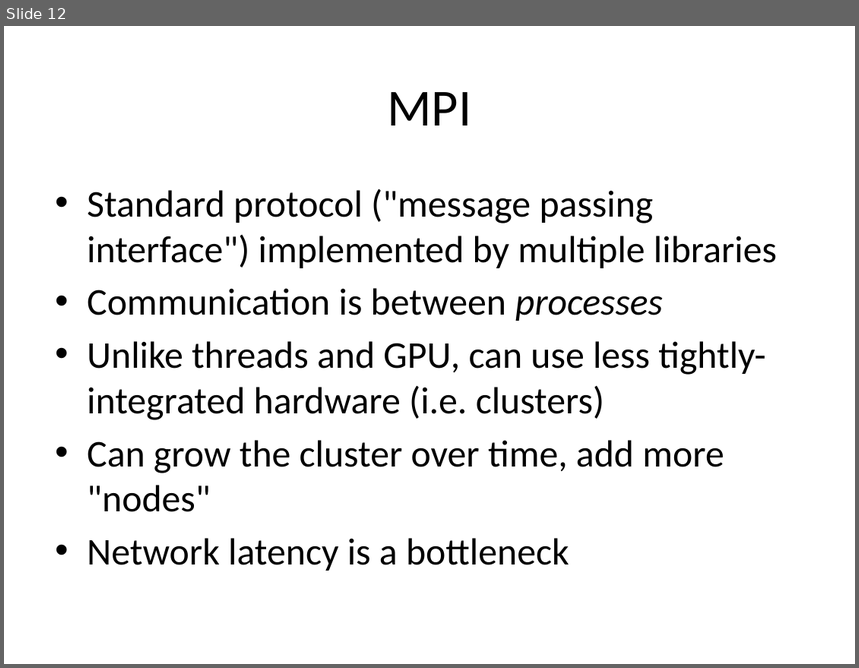
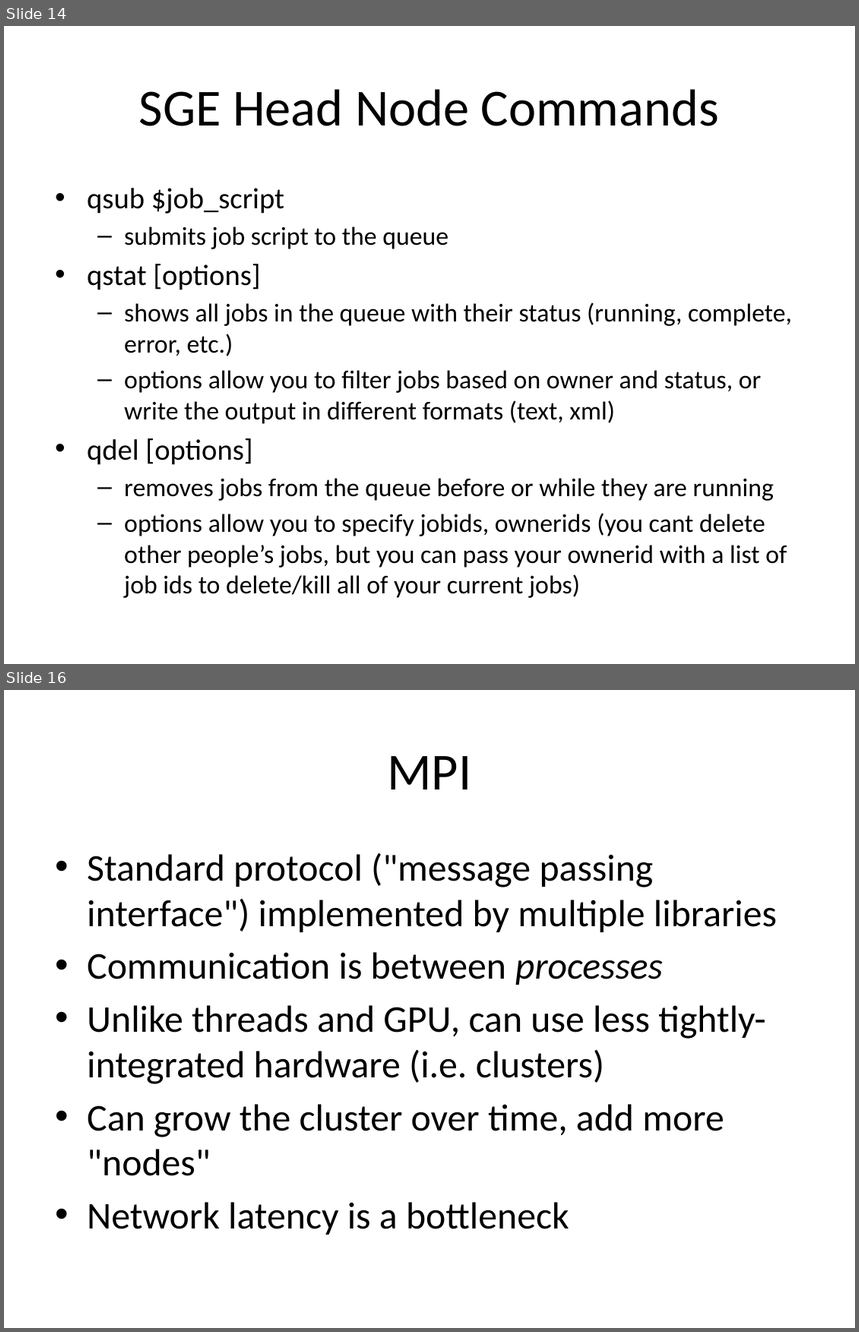
Before and after one commit to rvosa/ngs-workflows, a slide deck: doc/slides/day3/session3/Parallelization.pptx. Shown one above the other, each under a label of ours: slide 12 before the commit, slides 14 and 16 after it; the slides between them are not shown. The pictures are 859x668 and 859x1332 pixels, drawn with LibreOffice and Linux fonts; fonts in the diff are those of the drawing. Boxes give left, top, right and bottom in pixels: in the first picture for what was removed or moved away, otherwise in the second. Text is boxed around its words. In the diff, an @@ line names an element or a change of style, - is before the commit and + after.

```diff
--- a/doc/slides/day3/session3/Parallelization.pptx
+++ b/doc/slides/day3/session3/Parallelization.pptx
@@ slide 14 added at bbox=[4, 26, 855, 664], background #FFFFFF @@
@@ title added at bbox=[139, 89, 719, 126], 44 pt, text #000000 @@
+SGE Head Node Commands
@@ text added at bbox=[87, 188, 792, 598], 21.7 pt, text #000000 @@
+• qsub $job_script
+  – submits job script to the queue
+• qstat [options]
+  – shows all jobs in the queue with their status (running, complete, error, etc.)
+  – options allow you to filter jobs based on owner and status, or write the output in different formats (text, xml)
+• qdel [options]
+  – removes jobs from the queue before or while they are running
+  – options allow you to specify jobids, ownerids (you cant delete other people’s jobs, but you can pass your ownerid with a list of job ids to delete/kill all of your current jobs)
@@ what was slide 12 is now slide 16 @@
```
Also in this commit, not shown: 3 other slides added.
